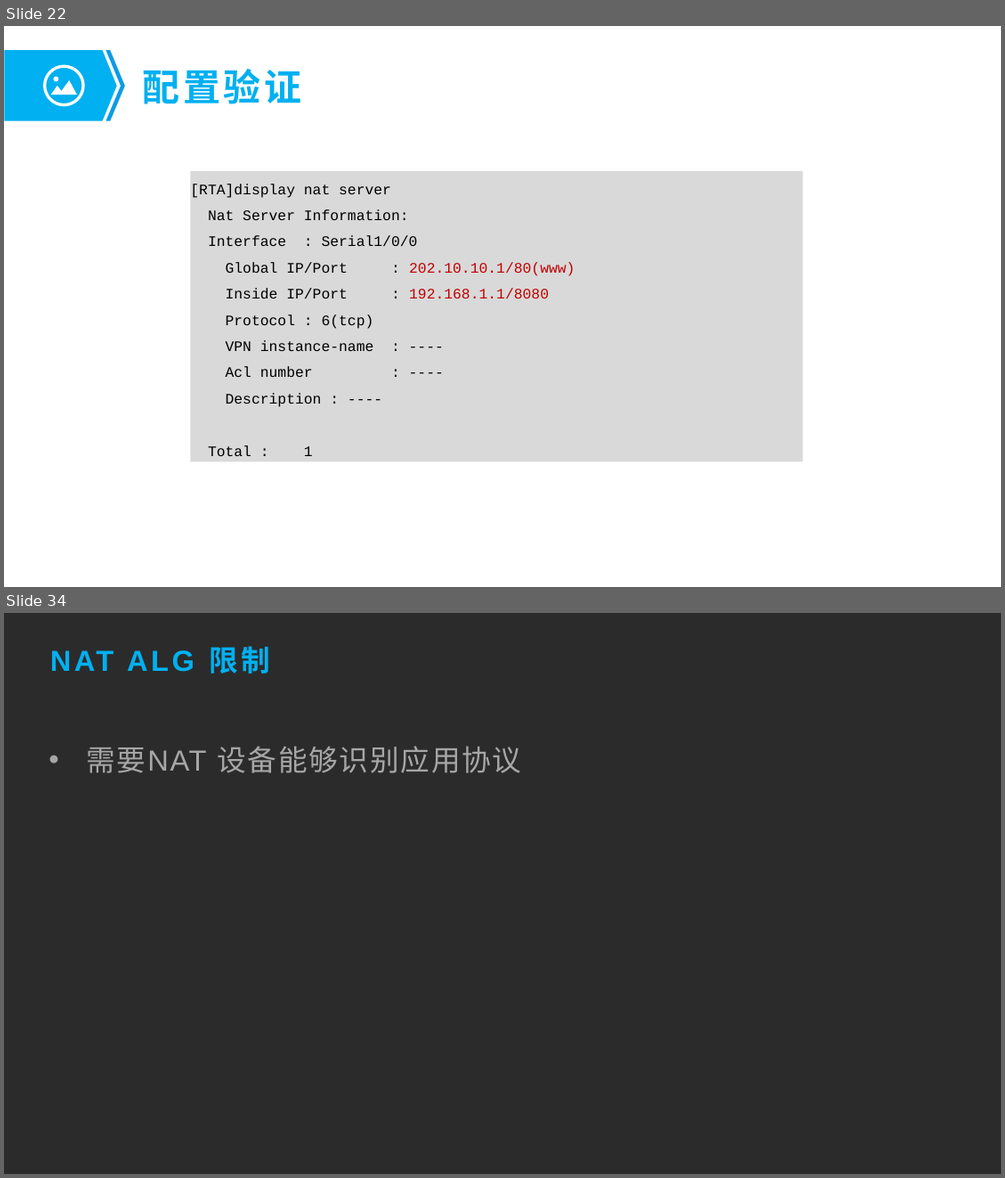
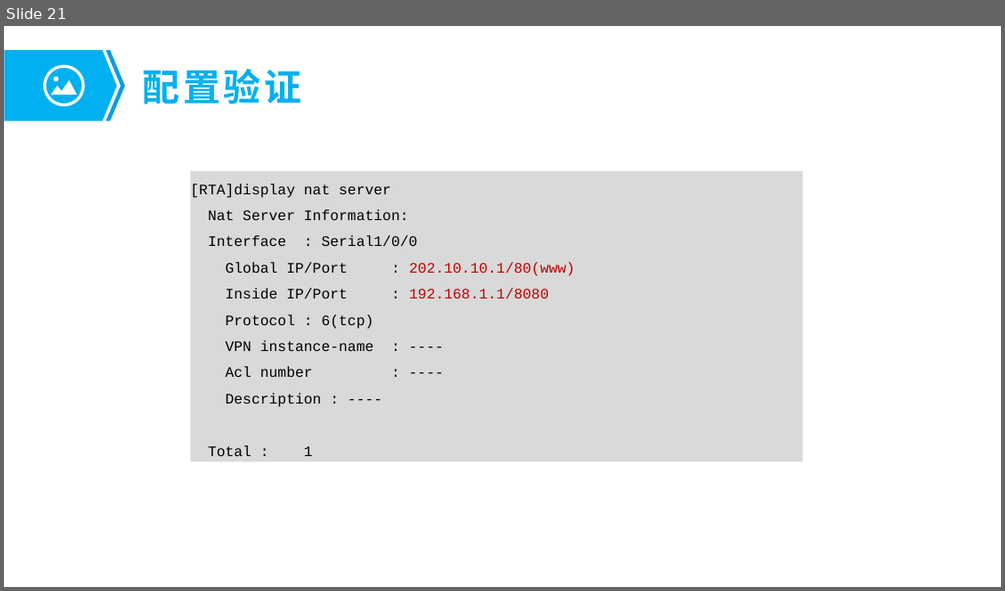
Before and after one commit to fengyuan-liang/notes, a slide deck: 树莓派与内网穿透.pptx. Shown one above the other, each under a label of ours: slides 22 and 34 before the commit, slide 21 after it; the slides between them are not shown. The pictures are 1005x1178 and 1005x591 pixels, drawn with LibreOffice and Linux fonts; fonts in the diff are those of the drawing; background and template pictures are left out; a plain dark background stands for a picture behind light text. Boxes give left, top, right and bottom in pixels: in the first picture for what was removed or moved away, otherwise in the second. Text is boxed around its words. In the diff, an @@ line names an element or a change of style, - is before the commit and + after.

```diff
--- a/树莓派与内网穿透.pptx
+++ b/树莓派与内网穿透.pptx
@@ slide 34 removed at (x1=4, y1=613, x2=1001, y2=1174), background picture (left out) @@
@@ title removed at (x1=209, y1=646, x2=270, y2=674) @@
-NAT ALG 限制
@@ text removed at (x1=86, y1=746, x2=522, y2=773) @@
-• 需要NAT 设备能够识别应用协议
@@ what was slide 22 is now slide 21 @@
```
Also in this commit, not shown: 3 slides changed, 3 slides added, 27 other slides removed, 1 other file.
